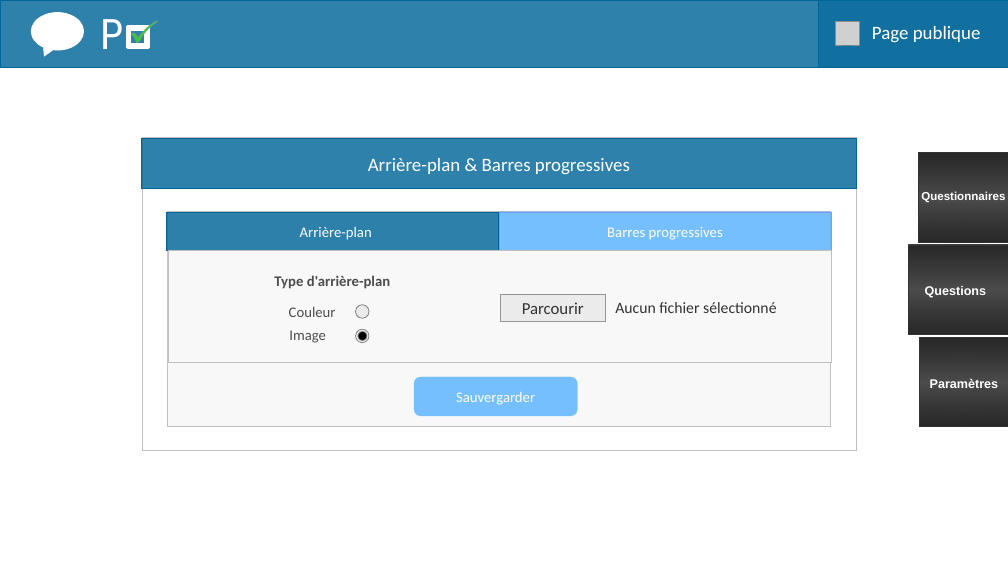
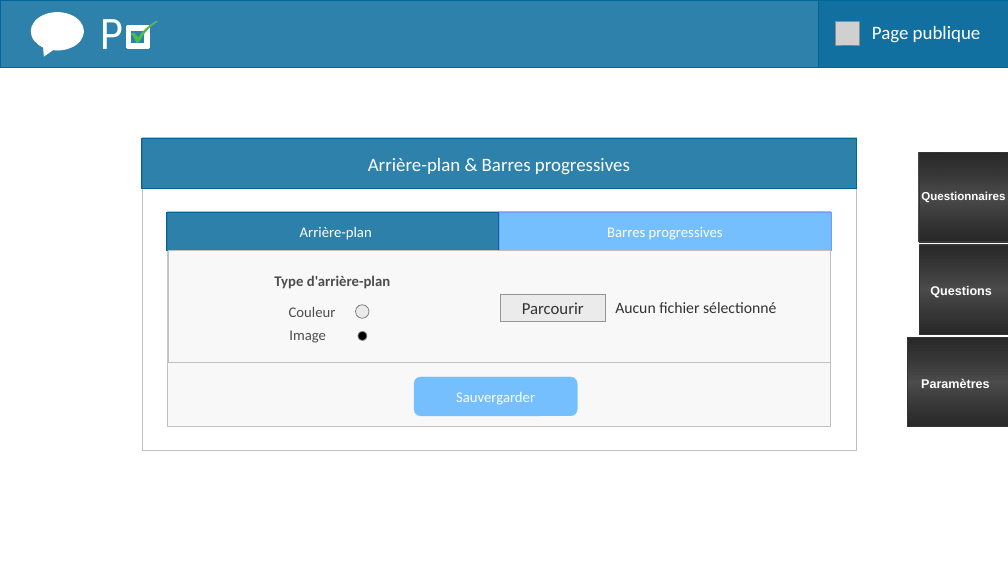
Before and after one commit to Airenn/Poll-Web, a slide deck: slide 3 of Poll-Web-master/maquette/maquette_page_parametre.ppt. Drawn at 1008x567 pixels with LibreOffice and Linux fonts; fonts in the diff are those of the drawing; grey boxes stand for pictures; background and template pictures are left out. Boxes give left, top, right and bottom in pixels: in the first picture for what was removed or moved away, otherwise in the second. Text is boxed around its words. In the diff, an @@ line names an element or a change of style, - is before the commit and + after.

```diff
--- a/Poll-Web-master/maquette/maquette_page_parametre.ppt
+++ b/Poll-Web-master/maquette/maquette_page_parametre.ppt
@@ rectangle: place and size @@
-rectangle at <box>908,245,1008,334</box>
+rectangle at <box>919,245,1008,334</box>
@@ text "Questions": place and size @@
-text "Questions" at <box>925,286,986,298</box>
+text "Questions" at <box>930,286,991,298</box>
@@ ellipse removed at <box>355,329,369,342</box> @@
@@ rectangle: place and size @@
-rectangle at <box>919,337,1008,426</box>
+rectangle at <box>908,337,1008,426</box>
@@ text "Paramètres": place and size @@
-text "Paramètres" at <box>930,378,999,388</box>
+text "Paramètres" at <box>921,379,990,388</box>
```
Also in this commit, not shown: 5 other slides changed, 2 other files.
